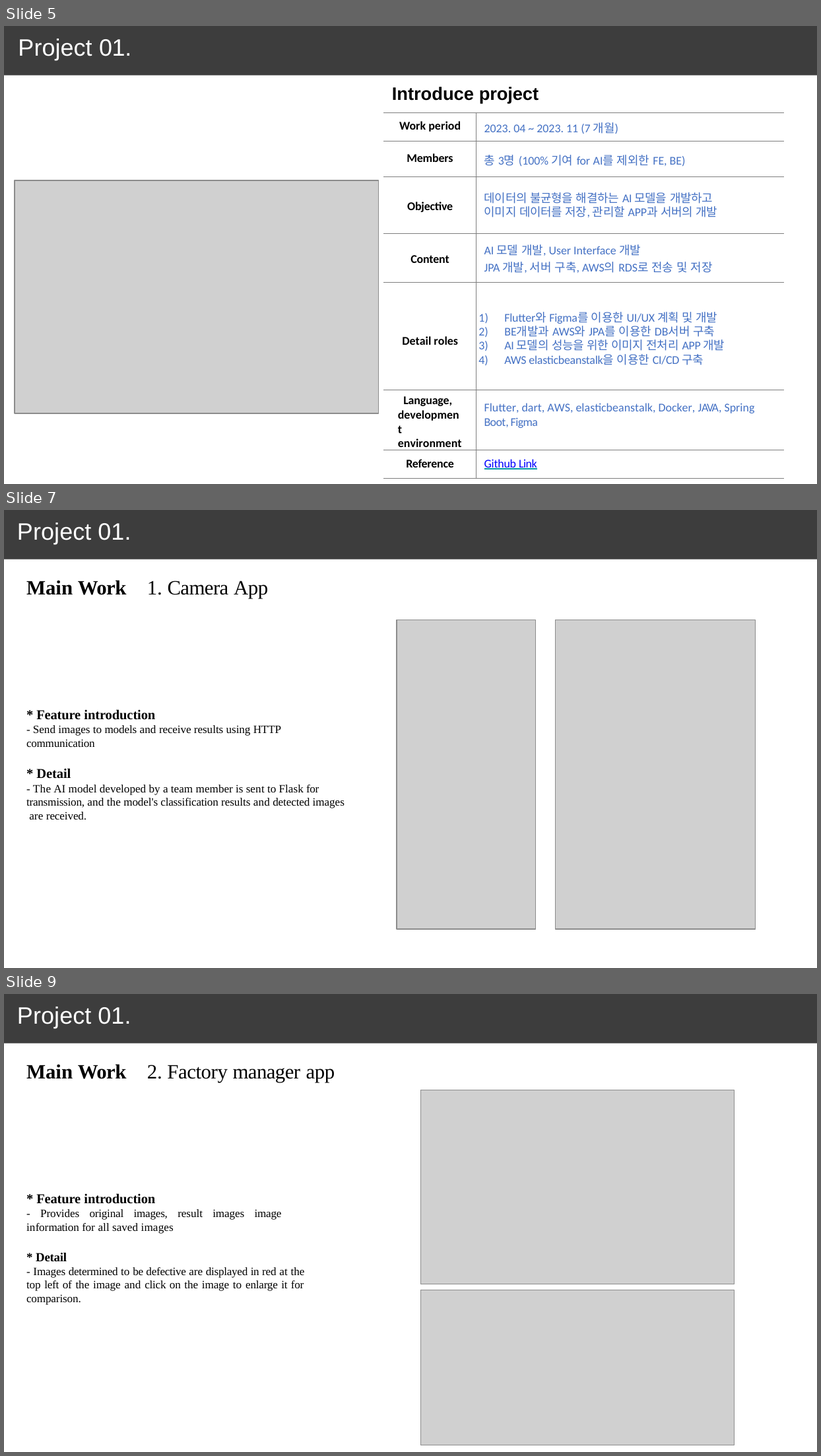
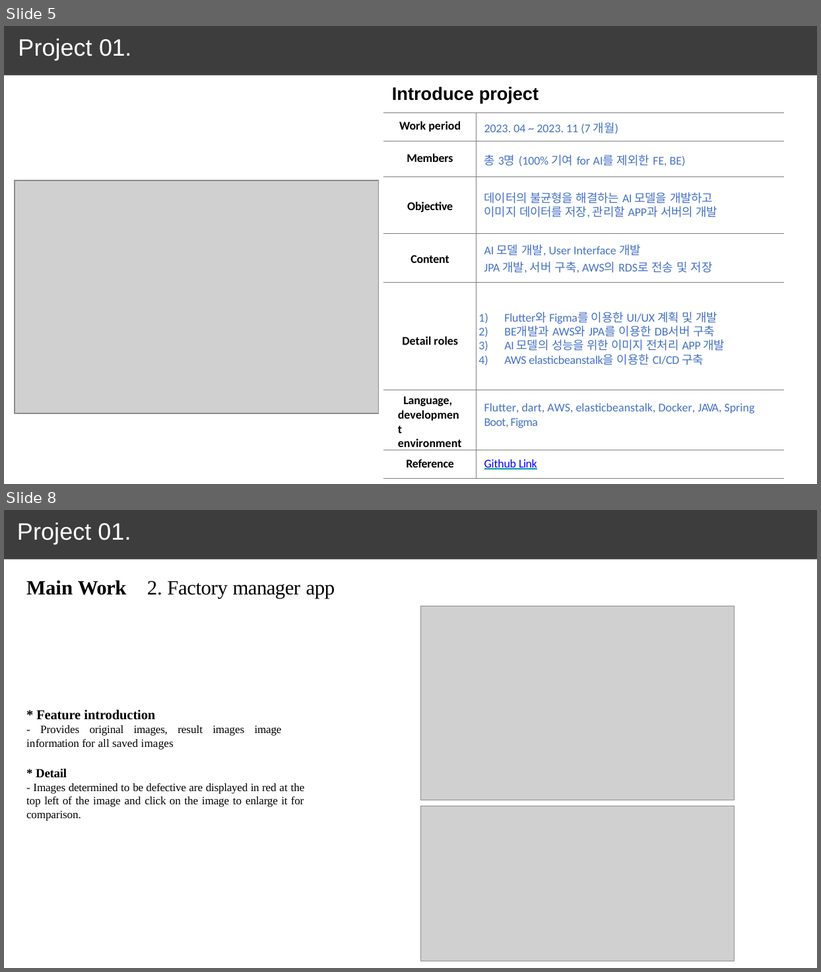
Before and after one commit to June222/June222.github.io, a slide deck: porfolio_kangjunwoo-010-5495-4551.pptx. Shown one above the other, each under a label of ours: slides 5, 7 and 9 before the commit, slides 5 and 8 after it; the slides between them are not shown. The pictures are 821x1456 and 821x972 pixels, drawn with LibreOffice and Linux fonts; fonts in the diff are those of the drawing; grey boxes stand for pictures. Boxes give left, top, right and bottom in pixels: in the first picture for what was removed or moved away, otherwise in the second. Text is boxed around its words. In the diff, an @@ line names an element or a change of style, - is before the commit and + after.

```diff
--- a/porfolio_kangjunwoo-010-5495-4551.pptx
+++ b/porfolio_kangjunwoo-010-5495-4551.pptx
@@ slide 7 removed at box(4, 510, 817, 968), background #FFFFFF; not listed: 1 template element that a slide beside it also shows @@
@@ title removed at box(17, 523, 131, 544) @@
-Project 01.
@@ text removed at box(26, 580, 127, 595) @@
-Main Work
@@ text removed at box(147, 581, 268, 598) @@
-1. Camera App
@@ picture removed at box(397, 620, 536, 928) @@
@@ picture removed at box(555, 620, 755, 928) @@
@@ text removed at box(26, 709, 345, 820) @@
-* Feature introduction
-- Send images to models and receive results using HTTP
-communication
-* Detail
-- The AI model developed by a team member is sent to Flask for transmission, and the model's classification results and detected images are received.
@@ what was slide 9 is now slide 8 @@
```
Also in this commit, not shown: 2 slides added, 2 other slides removed.
